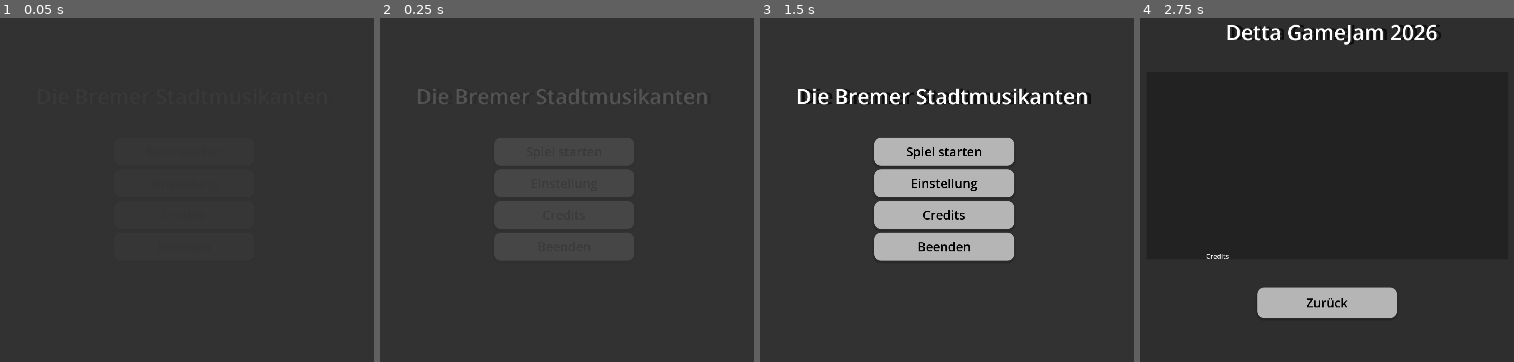
Above: before the commit, frames 1-4 (left to right).
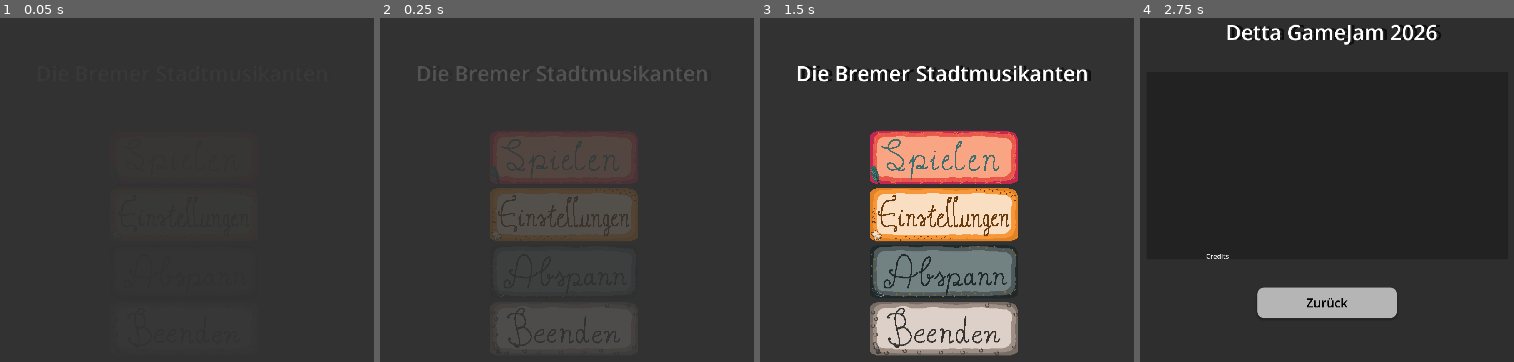
Above: after the commit, the same moments.

Repository: EdgeGnW/DETTAGameJam2026
Game: Godot game, scene res://main_menu/main_menu.tscn
The game is run twice, just before and just after one commit, with the same random seed, the same clock (stepped at 60 frames per second) and the same inputs.
Inputs (mouse positions are in pixels of both pictures, inside the frame that each line leads up to; where the layout moved, square brackets give the same spot in the first picture):
- Up to frame 1 (0.05 s): no input
- Up to frame 2 (0.25 s): no input
- Up to frame 3 (1.5 s): click (943, 214) [943, 183] at 0.5 s; click "Zurück" at 1.25 s
- Up to frame 4 (2.75 s): click (1323, 272) [1323, 214] at 2 s

The runs differ from the first frame. In frame 2, 8.3% of the frame differs, in the area x 10-88%, y 13-97%; in frame 3, 28%, in the area x 10-89%, y 13-99%; in frame 4, nothing differs.

Commit message:
fixed carrot

Diff:
--- a/main_menu/main_menu.tscn
+++ b/main_menu/main_menu.tscn
@@ -1,7 +1,15 @@
-[gd_scene load_steps=15 format=3 uid="uid://busdhk8ltwy51"]
+[gd_scene load_steps=23 format=3 uid="uid://busdhk8ltwy51"]
 
 [ext_resource type="Script" uid="uid://cahglj70ihcqn" path="res://main_menu/main_menu.gd" id="1_oa53l"]
+[ext_resource type="Texture2D" uid="uid://4kvtmpvr8uwu" path="res://main_menu/Titelmenu_Feld_Beenden.png" id="2_3f7m4"]
+[ext_resource type="Texture2D" uid="uid://cjwmsfe1g0fpe" path="res://main_menu/Titelmenu_Feld_2_Einstellungen.png" id="2_6at21"]
 [ext_resource type="Script" uid="uid://fp6ak861wpmc" path="res://main_menu/h_slider.gd" id="2_d3a7t"]
+[ext_resource type="Texture2D" uid="uid://h3g4hai1v4y4" path="res://main_menu/Titelmenu_Feld_1_Spielen.png" id="2_mvfl2"]
+[ext_resource type="Texture2D" uid="uid://chwtlk4jgqw1j" path="res://main_menu/Titelmenu_Feld_Abspann.png" id="2_t6bnd"]
+[ext_resource type="Texture2D" uid="uid://b7h8xtoal4lp6" path="res://main_menu/Titelmenu_Feld_Beenden_hover.png" id="3_6tl50"]
+[ext_resource type="Texture2D" uid="uid://b8fn6f7s74mhi" path="res://main_menu/Titelmenu_Feld_Abspann_hover.png" id="3_ia84y"]
+[ext_resource type="Texture2D" uid="uid://nby5ptlnbmvn" path="res://main_menu/Titelmenu_Feld_2_Einstellungen_hover.png" id="3_og6xe"]
+[ext_resource type="Texture2D" uid="uid://bfxhl6cuqdcbx" path="res://main_menu/Titelmenu_Feld_1_Spielen_hover.png" id="3_qvn4f"]
 [ext_resource type="Script" uid="uid://cp5sigvju2anu" path="res://main_menu/credit_text.gd" id="4_bws42"]
 
 [sub_resource type="StyleBoxFlat" id="StyleBoxFlat_rhts7"]
@@ -84,59 +92,40 @@
 anchor_top = 0.5
 anchor_right = 0.5
 anchor_bottom = 0.5
-offset_left = -168.125
-offset_top = -97.5
-offset_right = 168.125
-offset_bottom = 197.5
+offset_left = -177.0
+offset_top = -113.0
+offset_right = 177.0
+offset_bottom = 426.0
 grow_horizontal = 2
 grow_vertical = 2
 theme_override_constants/separation = 9
 
-[node name="start" type="Button" parent="CanvasLayer/MainMenu/MainButtons"]
-layout_mode = 2
-size_flags_vertical = 3
-theme_override_colors/font_color = Color(0, 0, 0, 1)
-theme_override_font_sizes/font_size = 30
-theme_override_styles/normal = SubResource("StyleBoxFlat_186t8")
-theme_override_styles/pressed = SubResource("StyleBoxFlat_06t4h")
-theme_override_styles/hover = SubResource("StyleBoxFlat_7vrkn")
-theme_override_styles/focus = SubResource("StyleBoxEmpty_rhts7")
-text = "Spiel starten"
-
-[node name="settings" type="Button" parent="CanvasLayer/MainMenu/MainButtons"]
-layout_mode = 2
-size_flags_vertical = 3
-theme_override_colors/font_color = Color(0, 0, 0, 1)
-theme_override_font_sizes/font_size = 30
-theme_override_styles/normal = SubResource("StyleBoxFlat_186t8")
-theme_override_styles/pressed = SubResource("StyleBoxFlat_06t4h")
-theme_override_styles/hover = SubResource("StyleBoxFlat_7vrkn")
-theme_override_styles/focus = SubResource("StyleBoxEmpty_rhts7")
-text = "Einstellung"
-
-[node name="credits" type="Button" parent="CanvasLayer/MainMenu/MainButtons"]
-layout_mode = 2
-size_flags_vertical = 3
-theme_override_colors/font_color = Color(0, 0, 0, 1)
-theme_override_font_sizes/font_size = 30
-theme_override_styles/normal = SubResource("StyleBoxFlat_186t8")
-theme_override_styles/pressed = SubResource("StyleBoxFlat_06t4h")
-theme_override_styles/hover = SubResource("StyleBoxFlat_7vrkn")
-theme_override_styles/focus = SubResource("StyleBoxEmpty_rhts7")
-text = "Credits"
-
-[node name="end" type="Button" parent="CanvasLayer/MainMenu/MainButtons"]
-layout_mode = 2
-size_flags_vertical = 3
-theme_override_colors/font_color = Color(0, 0, 0, 1)
-theme_override_font_sizes/font_size = 30
-theme_override_styles/normal = SubResource("StyleBoxFlat_186t8")
-theme_override_styles/pressed = SubResource("StyleBoxFlat_06t4h")
-theme_override_styles/hover = SubResource("StyleBoxFlat_7vrkn")
-theme_override_styles/focus = SubResource("StyleBoxEmpty_rhts7")
-text = "Beenden"
+[node name="start" type="TextureButton" parent="CanvasLayer/MainMenu/MainButtons"]
+layout_mode = 2
+size_flags_vertical = 3
+texture_normal = ExtResource("2_mvfl2")
+texture_hover = ExtResource("3_qvn4f")
+
+[node name="settings" type="TextureButton" parent="CanvasLayer/MainMenu/MainButtons"]
+layout_mode = 2
+size_flags_vertical = 3
+texture_normal = ExtResource("2_6at21")
+texture_hover = ExtResource("3_og6xe")
+
+[node name="credits" type="TextureButton" parent="CanvasLayer/MainMenu/MainButtons"]
+layout_mode = 2
+size_flags_vertical = 3
+texture_normal = ExtResource("2_t6bnd")
+texture_hover = ExtResource("3_ia84y")
+
+[node name="end" type="TextureButton" parent="CanvasLayer/MainMenu/MainButtons"]
+layout_mode = 2
+size_flags_vertical = 3
+texture_normal = ExtResource("2_3f7m4")
+texture_hover = ExtResource("3_6tl50")
 
 [node name="SettingMenu" type="Panel" parent="CanvasLayer"]
+visible = false
 anchors_preset = 8
 anchor_left = 0.5
 anchor_top = 0.5
@@ -237,6 +226,7 @@
 audio_bus_name = "SoundEffects"
 
 [node name="Credits" type="Panel" parent="CanvasLayer"]
+visible = false
 anchors_preset = 15
 anchor_right = 1.0
 anchor_bottom = 1.0
@@ -261,9 +251,9 @@
 text = "Credits
 Programmierung
 
-	Max Mustermann - Entwickler
+	Frederick OPP - Entwickler
 	Pascal Ritzenfeld - Entwickler
-	Max Mustermann - Hauptmenü
+	MAydin Yildiz - Hauptmenü
 
 Grafikdesign
 
@@ -377,9 +367,9 @@
 anchor_right = 0.5
 anchor_bottom = 0.5
 offset_left = -355.5
-offset_top = -231.5
+offset_top = -286.0
 offset_right = 355.5
-offset_bottom = -136.5
+offset_bottom = -191.0
 grow_horizontal = 2
 grow_vertical = 2
 theme_override_colors/font_shadow_color = Color(0.05490196, 0.05490196, 0.05490196, 1)
--- a/modules/Carrot/carrot.gd
+++ b/modules/Carrot/carrot.gd
@@ -11,11 +11,13 @@
 	move_and_slide()
 
 	var body: Player2D
-	if ray_cast_2d.is_colliding():
+	if ray_cast_2d.is_colliding() and ray_cast_2d.get_collider() is Player2D:
 		body = ray_cast_2d.get_collider()
-	elif ray_cast_2d_2.is_colliding():
+	elif ray_cast_2d_2.is_colliding() and ray_cast_2d_2.get_collider() is Player2D:
 		body = ray_cast_2d_2.get_collider()
 	else:
+		print("nein")
 		return
+	print("ja")
 
 	body.lure(global_position)
--- a/modules/Carrot/carrot.tscn
+++ b/modules/Carrot/carrot.tscn
@@ -19,8 +19,8 @@
 
 [node name="RayCast2D" type="RayCast2D" parent="."]
 target_position = Vector2(-500, 0)
-collision_mask = 16
+collision_mask = 17
 
 [node name="RayCast2D2" type="RayCast2D" parent="."]
 target_position = Vector2(500, 0)
-collision_mask = 16
+collision_mask = 17
--- a/modules/Player/Cat/cat.tscn
+++ b/modules/Player/Cat/cat.tscn
@@ -1,6 +1,7 @@
-[gd_scene load_steps=28 format=3 uid="uid://ckbe0vvra4kp2"]
+[gd_scene load_steps=29 format=3 uid="uid://ckbe0vvra4kp2"]
 
 [ext_resource type="Script" uid="uid://c10vumdibvibr" path="res://modules/Player/player_2d.gd" id="1_hkbnf"]
+[ext_resource type="AudioStream" uid="uid://djbi10kuadd34" path="res://modules/Player/Cat/katze.wav" id="2_5djog"]
 [ext_resource type="Texture2D" uid="uid://4bhfh51bclpp" path="res://modules/Player/Cat/Selection.png" id="2_xxla7"]
 [ext_resource type="PackedScene" uid="uid://81ptk0c258x7" path="res://modules/StateMachine/state_machine.tscn" id="3_xxla7"]
 [ext_resource type="Script" uid="uid://dkl3fgy0mnm3g" path="res://modules/Player/idle.gd" id="4_5djog"]
@@ -166,6 +167,7 @@
 max_fall_speed = 800.0
 height = 19.0
 camera_zoom = 3.5
+animal_sound = ExtResource("2_5djog")
 animal_state = 2
 
 [node name="OwnCollision" type="CollisionShape2D" parent="."]
--- a/modules/Player/Donkey/mount.gd
+++ b/modules/Player/Donkey/mount.gd
@@ -6,6 +6,7 @@
 	if body.is_in_group("Animal") and body.name != get_parent().name:
 		if body.animal_state == AnimalState.Animal_state.ACTIVE:
 			if body.velocity.y > 0 and body.global_position.y < get_parent().global_position.y - get_parent().height / 2 + 5:
+				AudioManager.play_sound(get_parent().animal_sound)
 				get_parent().has_mount = true
 				get_parent().mount = body
 				get_parent().set_animal_state(AnimalState.Animal_state.ACTIVE)
--- a/modules/Player/player_2d.gd
+++ b/modules/Player/player_2d.gd
@@ -6,6 +6,7 @@
 @export var max_fall_speed: float = 1000
 @export var height: float
 @export var camera_zoom: float = 1.0
+@export var animal_sound: AudioStream
 var gravity: Vector2 = Vector2(0, 1000)
 const MAX_VELOCITY: float = 80
 var free_falling: bool = false
--- a/modules/Test/karotte.tscn
+++ /dev/null
@@ -1,23 +0,0 @@
-[gd_scene load_steps=3 format=3 uid="uid://canmiikq8abdf"]
-
-[sub_resource type="CircleShape2D" id="CircleShape2D_q3ho3"]
-
-[sub_resource type="PlaceholderTexture2D" id="PlaceholderTexture2D_q3ho3"]
-
-[node name="Karotte" type="RigidBody2D"]
-collision_layer = 32
-
-[node name="CollisionShape2D" type="CollisionShape2D" parent="."]
-shape = SubResource("CircleShape2D_q3ho3")
-
-[node name="Sprite2D" type="Sprite2D" parent="."]
-scale = Vector2(16, 16)
-texture = SubResource("PlaceholderTexture2D_q3ho3")
-
-[node name="RayCast2D" type="RayCast2D" parent="."]
-target_position = Vector2(-500, 0)
-collision_mask = 16
-
-[node name="RayCast2D2" type="RayCast2D" parent="."]
-target_position = Vector2(500, 0)
-collision_mask = 16
--- a/project.godot
+++ b/project.godot
@@ -13,6 +13,10 @@
 config/name="Templates"
 run/main_scene="uid://busdhk8ltwy51"
 config/features=PackedStringArray("4.5", "Forward Plus")
+
+[audio]
+
+buses/default_bus_layout="res://modules/default_bus_layout.tres"
 
 [autoload]
 
Binary file added: main_menu/Titelmenu_Feld_1_Spielen.png
Not shown, added: main_menu/Titelmenu_Feld_1_Spielen.png.import
Binary file added: main_menu/Titelmenu_Feld_1_Spielen_hover.png
Not shown, added: main_menu/Titelmenu_Feld_1_Spielen_hover.png.import
Binary file added: main_menu/Titelmenu_Feld_2_Einstellungen.png
Not shown, changed: main_menu/Titelmenu_Feld_2_Einstellungen.png.import
Binary file added: main_menu/Titelmenu_Feld_2_Einstellungen_hover.png
Not shown, added: main_menu/Titelmenu_Feld_2_Einstellungen_hover.png.import
Binary file added: main_menu/Titelmenu_Feld_Abspann.png
Not shown, added: main_menu/Titelmenu_Feld_Abspann.png.import
Binary file added: main_menu/Titelmenu_Feld_Abspann_hover.png
Not shown, added: main_menu/Titelmenu_Feld_Abspann_hover.png.import
(and 12 more such lines)
